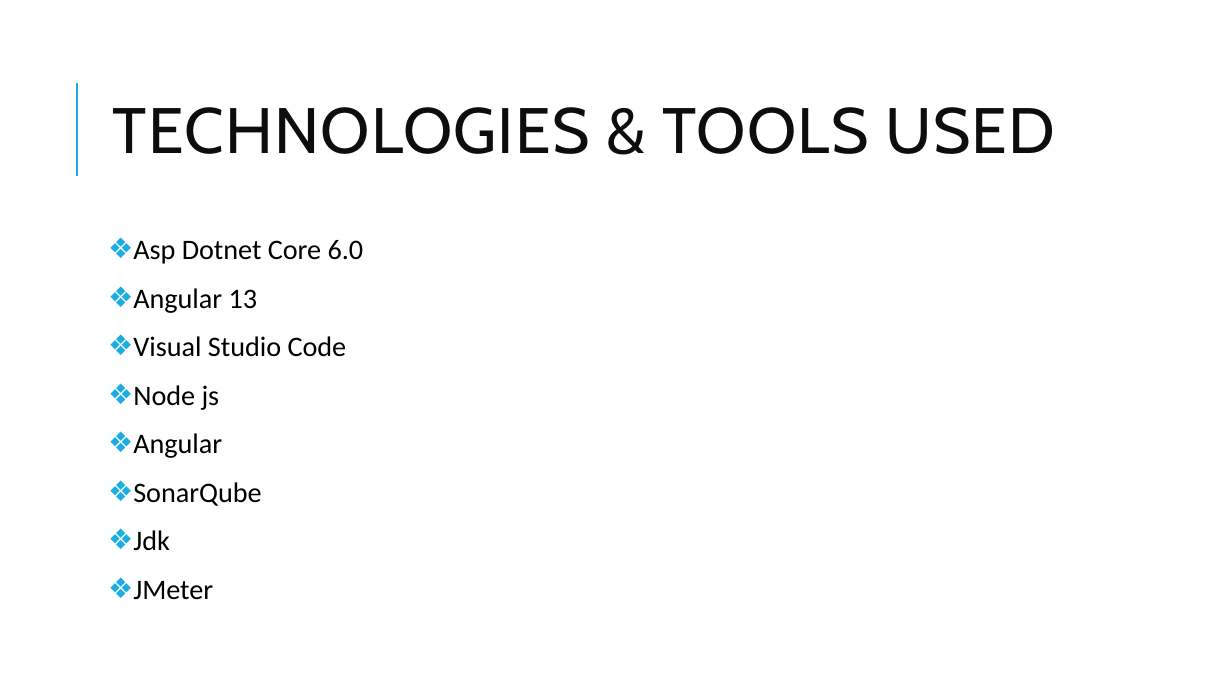
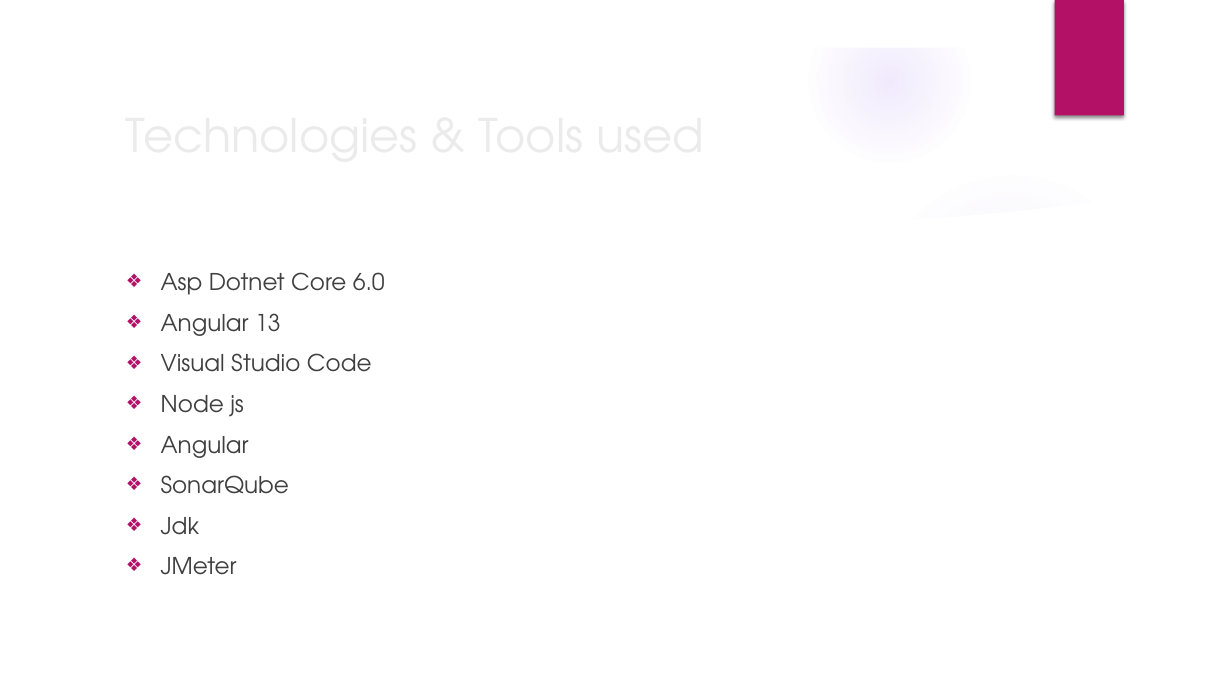
Before and after one commit to TeamAlpha01/Project, a slide deck: slide 9 of Demo PPT/Demo Template.pptx. Drawn at 1232x693 pixels with LibreOffice and Linux fonts; fonts in the diff are those of the drawing; background and template pictures are left out. Boxes give left, top, right and bottom in pixels: in the first picture for what was removed or moved away, otherwise in the second. Text is boxed around its words. In the diff, an @@ line names an element or a change of style, - is before the commit and + after.

```diff
--- a/Demo PPT/Demo Template.pptx
+++ b/Demo PPT/Demo Template.pptx
@@ group added at [0,0,1232,693]: 3 ellipses, 3 freeform shapes @@
@@ rectangle added at [1055,0,1124,116], fill #B31166 @@
@@ line removed from (77, 176) to (77, 83) @@
@@ title at [113,107,1056,154]: text changed; size 50 to 36 pt; font Cabin to TeX Gyre Adventor; text colour #0D0D0D to #EBEBEB @@
-TECHNOLOGIES & TOOLS USED
+Technologies & Tools used
@@ text "Asp Dotnet Core 6.0": place and size @@
-text "Asp Dotnet Core 6.0" at [133,240,364,600]
+text "Asp Dotnet Core 6.0" at [161,272,385,575]
@@ text "Asp Dotnet Core 6.0" at [161,272,385,575]: size 22 to 18 pt, font Calibri to TeX Gyre Adventor, text colour #000000 to #404040; indent changed; line spacing 0.9 to 1; less space between paragraphs; bullet colour #1CADE4 to #B31166 @@
```
Also in this commit, not shown: 10 other slides changed, 1 slide added, 1 slide removed.
